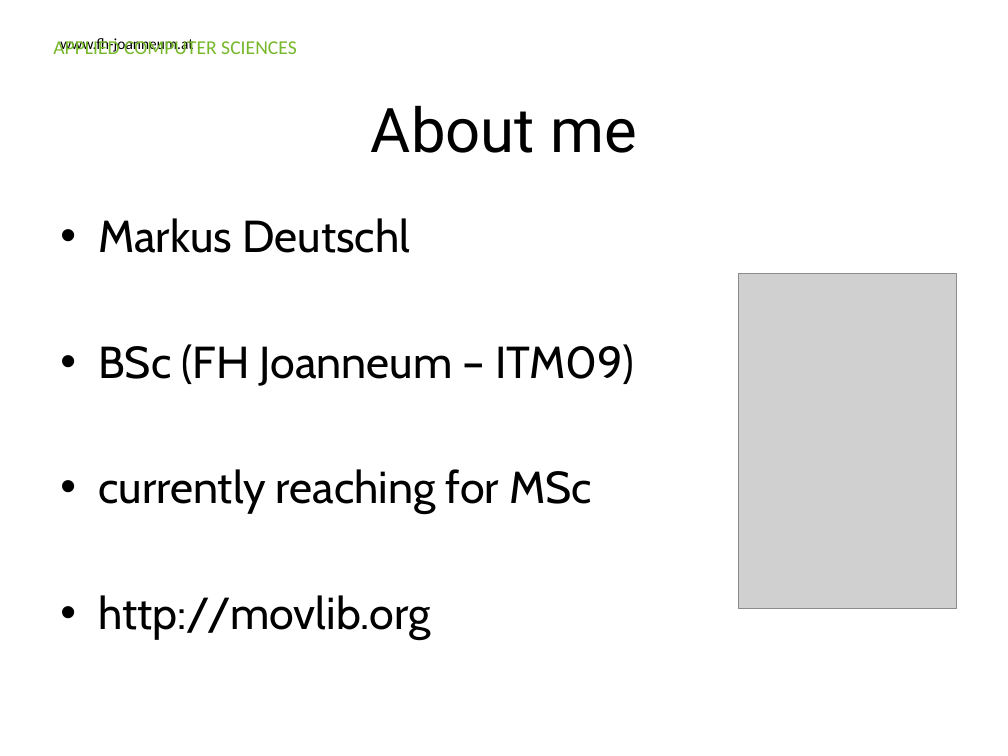
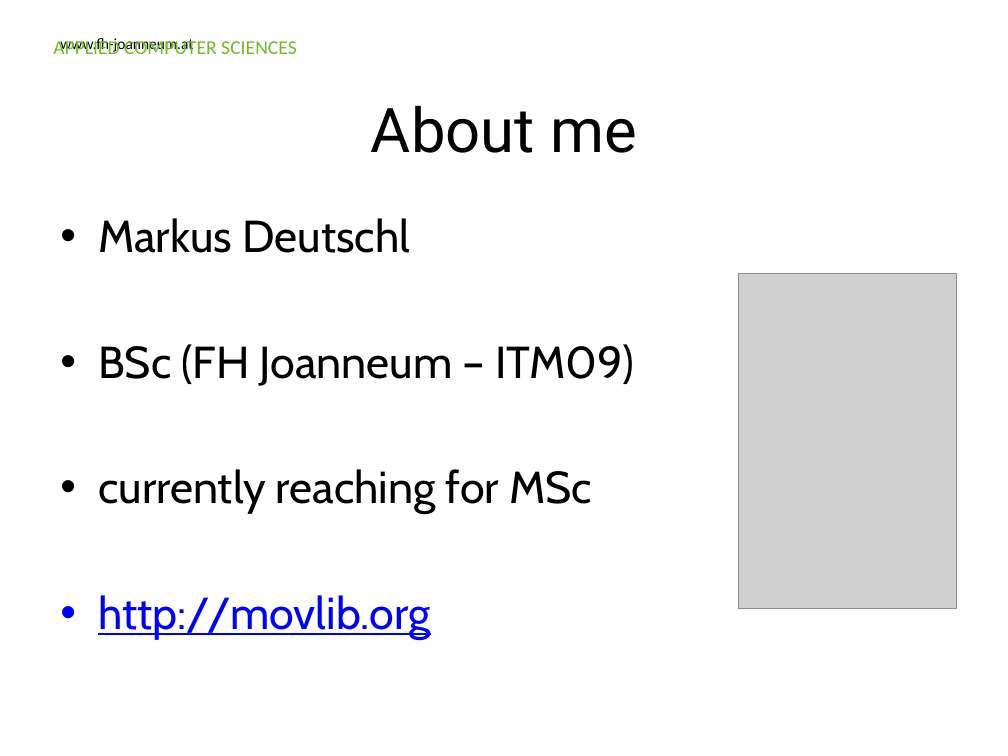
Before and after one commit to Ravenlord/guest-lecture-nosql, a slide deck: slide 2 of Presentation/FHJ_guest_lecture_nosql.pptx. Drawn at 1008x756 pixels with LibreOffice and Linux fonts; fonts in the diff are those of the drawing; grey boxes stand for pictures; background and template pictures are left out. Boxes give left, top, right and bottom in pixels: in the first picture for what was removed or moved away, otherwise in the second. Text is boxed around its words. In the diff, an @@ line names an element or a change of style, - is before the commit and + after.

```diff
--- a/Presentation/FHJ_guest_lecture_nosql.pptx
+++ b/Presentation/FHJ_guest_lecture_nosql.pptx
@@ text at box(98, 595, 430, 639): text colour #000000 to #0000FF, underline on in "http://movlib.org" @@
```
Also in this commit, not shown: 4 other slides changed, 1 slide added, 1 slide removed, 1 other file.
